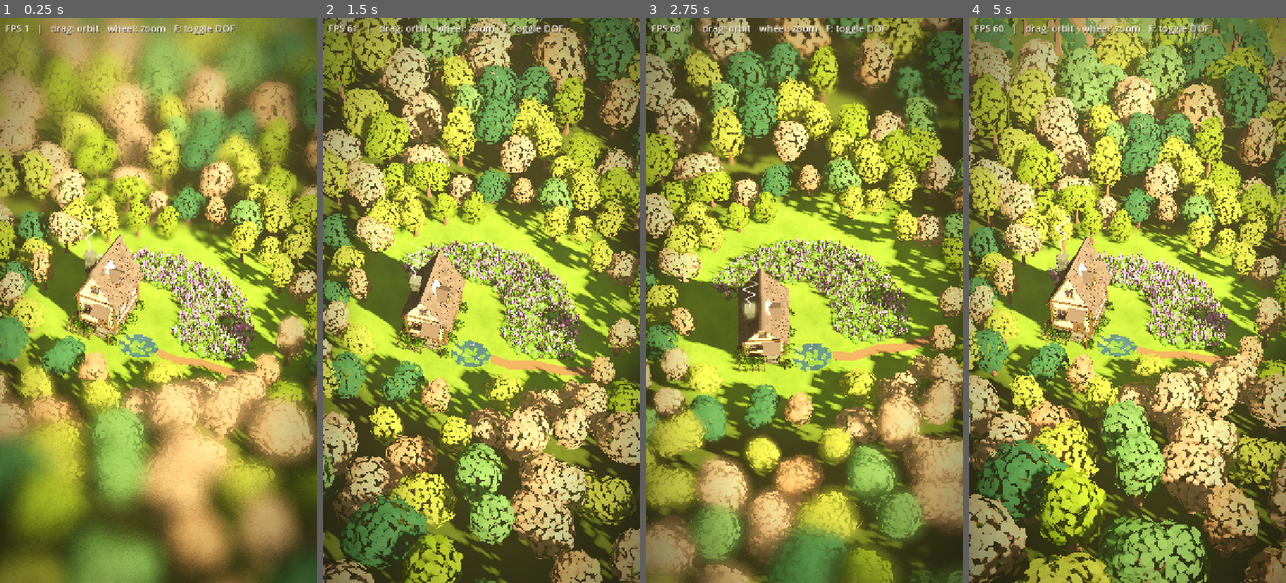
Above: before the commit, frames 1-4 (left to right).
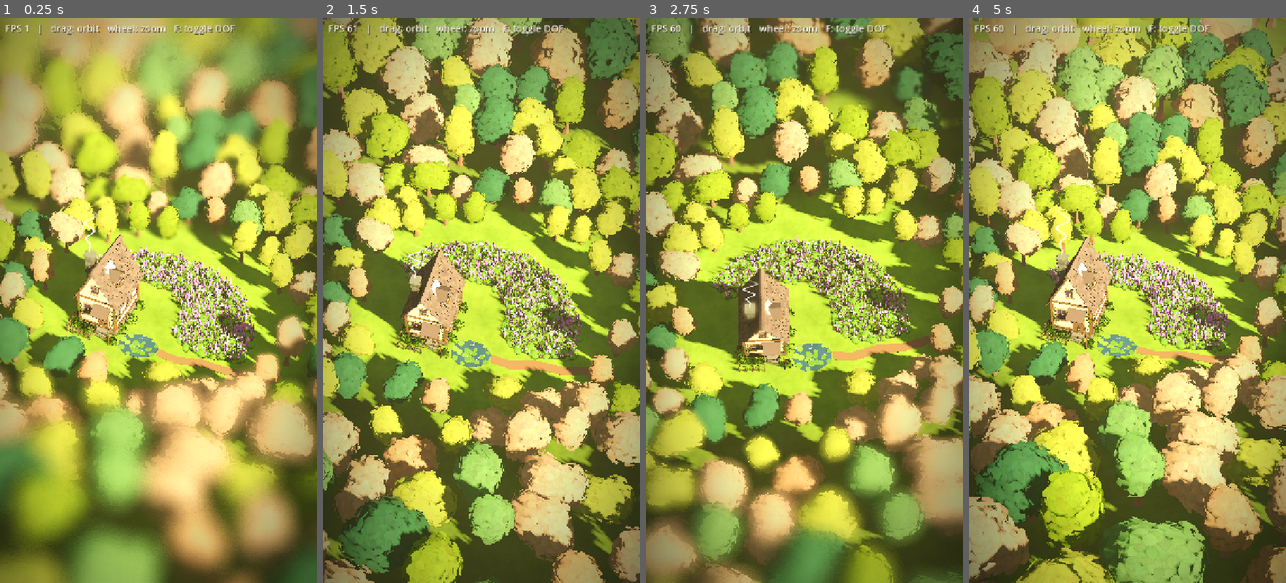
Above: after the commit, the same moments.

Repository: evaqqwww/Island
Game: Godot game, scene res://main.tscn
Two runs of this game, one before a commit and one after it. Both use one fixed random seed, a clock stepped at 60 frames per second and the inputs below.
Inputs (mouse positions are in pixels of both pictures, inside the frame that each line leads up to):
- Up to frame 1 (0.25 s): no input
- Up to frame 2 (1.5 s): tap Enter at 0.5 s; move the mouse to (551, 272) at 0.52 s; tap F at 0.6 s; click (551, 272) at 0.67 s; drag from (418, 328) to (465, 413) at 1.27 s
- Up to frame 3 (2.75 s): move the mouse to (836, 176) at 2.02 s; tap F at 2.1 s; click (836, 176) at 2.17 s
- Up to frame 4 (5 s): drag from (1111, 413) to (1032, 215) at 2.77 s; move the mouse to (1222, 385) at 3.52 s; tap F at 3.6 s; click (1222, 385) at 3.67 s; drag from (1032, 215) to (1079, 159) at 4.27 s

The runs differ from the first frame. In frame 1, 20% of the frame differs, in the area x 0-100%, y 0-100%; in frame 2, 30%; in frame 3, 25%; in frame 4, 34%.

Commit message:
树冠改为实心整体：球团内核加叶片外壳，远景不再透出暗斑
- build_trees.py：每个树冠球团加实心内核（取叶片贴图上的叶面颜色、偏暗），
  叶片加密放大，缝隙露出同色内核，树冠成为一个整体
- 远景树更大更疏、彼此交叠；林下地面压暗程度减轻

Co-Authored-By: Claude Opus 5.5 <noreply@anthropic.com>

Diff:
--- a/main.tscn
+++ b/main.tscn
@@ -59,7 +59,7 @@
 shader_parameter/tile_size = 4.0
 shader_parameter/clearing_center = Vector2(4, -1.7)
 shader_parameter/clearing_radii = Vector2(10.5, 8)
-shader_parameter/forest_shade = 0.5
+shader_parameter/forest_shade = 0.68
 
 [sub_resource type="StandardMaterial3D" id="StandardMaterial3D_soil"]
 albedo_color = Color(0.18, 0.22, 0.09, 1)
@@ -336,8 +336,8 @@
 tree_scale = Vector2(0.8, 1.8)
 growth_distance = 22.0
 overlap = 0.62
-far_spacing = 6.5
-far_scale = Vector2(2, 2.8)
+far_spacing = 8.0
+far_scale = Vector2(2.4, 3.2)
 
 [node name="Camera" type="Camera3D" parent="."]
 keep_aspect = 0
Binary file changed: assets/trees/trees.glb
Not shown, changed: blender/build_trees.py
Not shown, changed: blender/trees.blend
Not shown, changed: docs/index.html
Not shown, changed: docs/index.pck
